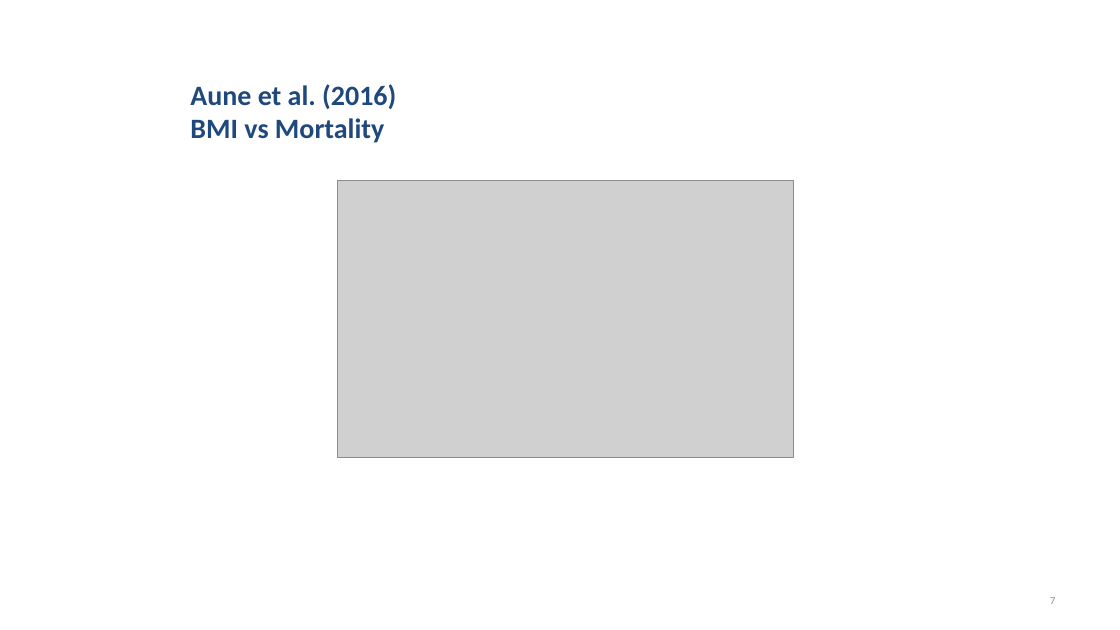
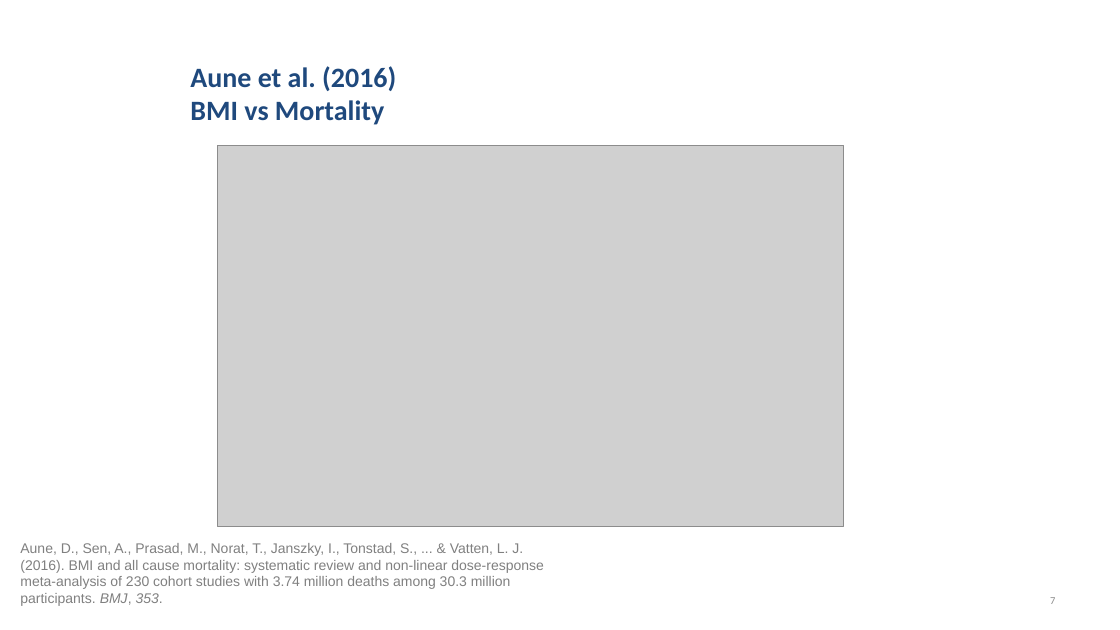
Before and after one commit to chrisjberry/datafluencyCB, a slide deck: slide 7 of slides/PSYC753_Chris3.pptx. Drawn at 1120x630 pixels with LibreOffice and Linux fonts; fonts in the diff are those of the drawing; grey boxes stand for pictures. Boxes give left, top, right and bottom in pixels: in the first picture for what was removed or moved away, otherwise in the second. Text is boxed around its words. In the diff, an @@ line names an element or a change of style, - is before the commit and + after.

```diff
--- a/slides/PSYC753_Chris3.pptx
+++ b/slides/PSYC753_Chris3.pptx
@@ title "Aune et al. (2016) BMI ...": place and size @@
-title "Aune et al. (2016) BMI ..." at bbox=[190, 84, 396, 143]
+title "Aune et al. (2016) BMI ..." at bbox=[190, 66, 396, 125]
@@ picture: place and size @@
-picture at bbox=[338, 181, 793, 458]
+picture at bbox=[218, 145, 844, 527]
@@ text added at bbox=[20, 543, 543, 606], 12 pt, text #808080 @@
+Aune, D., Sen, A., Prasad, M., Norat, T., Janszky, I., Tonstad, S., ... & Vatten, L. J. (2016). BMI and all cause mortality: systematic review and non-linear dose-response meta-analysis of 230 cohort studies with 3.74 million deaths among 30.3 million participants. BMJ, 353.
```
Also in this commit, not shown: 4 other slides changed, 1 other file.
